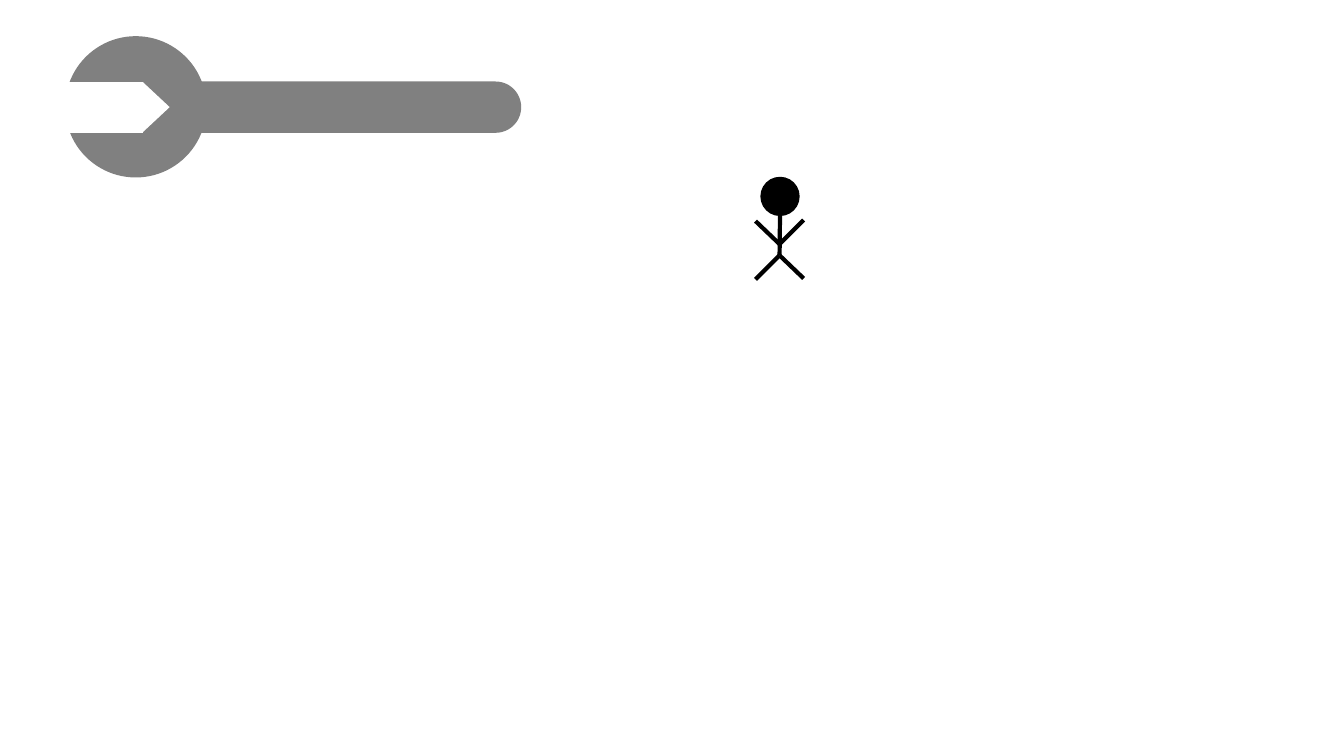
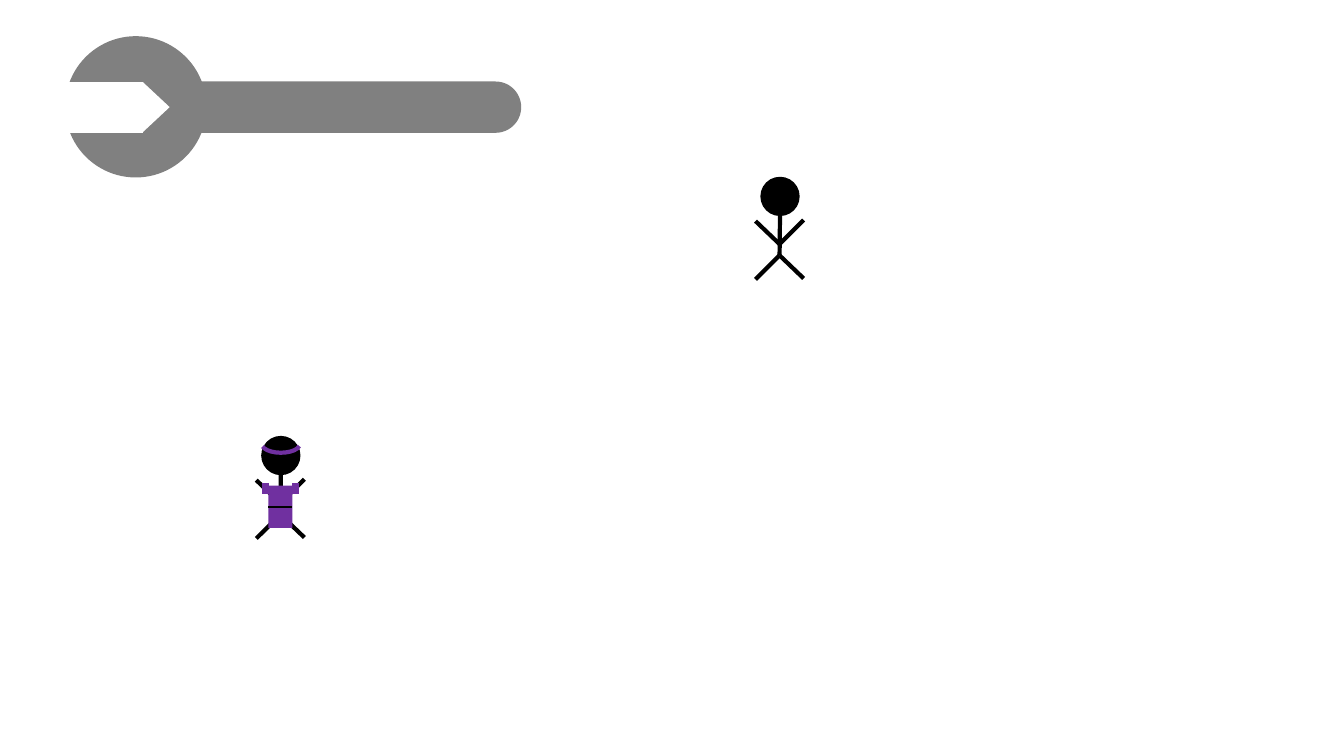
Before and after one commit to jefftoppings/WrenchGame, a slide deck: slide 1 of graphics.pptx. Drawn at 1344x756 pixels with LibreOffice and Linux fonts; fonts in the diff are those of the drawing. Boxes give left, top, right and bottom in pixels: in the first picture for what was removed or moved away, otherwise in the second. Text is boxed around its words. In the diff, an @@ line names an element or a change of style, - is before the commit and + after.

```diff
--- a/graphics.pptx
+++ b/graphics.pptx
@@ group added at <box>256,436,304,538</box>: 6 lines, 3 rectangles, 1 ellipse, 1 arc (boxed as its full ellipse) @@
```
Also in this commit, not shown: 2 other files.
